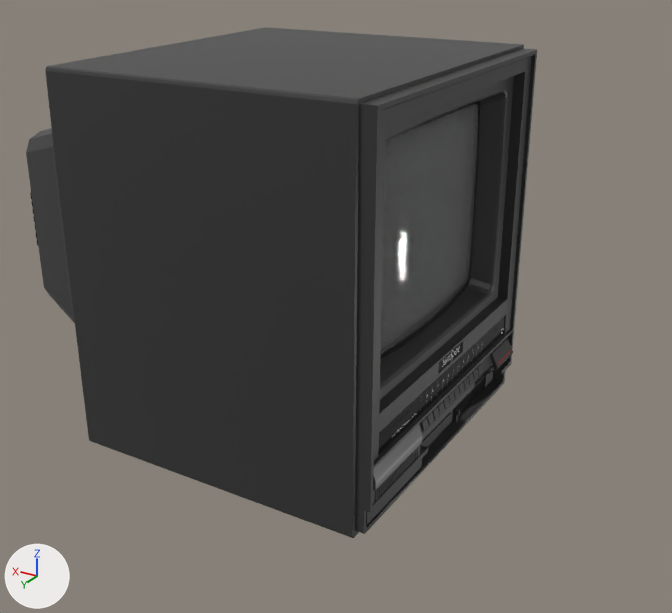
An edit to the FBX model Assets/Art/Props/Interactables/CRT_TV/Prop_TV_CRT.fbx, drawn before and after from the same camera.
Camera for both pictures: a 50 mm lens placed at (-0.353, 0.701, 0.496), pointed at (0.075, -0.012, 0.139). Arrows for +X, +Y and +Z are at lower left; the lights stay in place. Where no turn or scale is listed for an object, it has been applied to the vertices. Vertices at the same position are counted once.

Before the edit, the objects in view are built like this:
```python
me_plane_002 = bpy.data.meshes.new('Plane.002')
me_plane_002.from_pydata(...)  # 2552 vertices, 4258 faces; spans x -0.19..0.209, y -0.158..0.158, z 0.007..0.378
# faces by material slot: [3682, 430, 32, 4, 110]
me_plane_002.materials.append(mat_vcr_plastic_black)  # black #353535
me_plane_002.materials.append(mat_black)  # black #000000
me_plane_002.materials.append(mat_vcr_tape_ribbon)  # black #1c1c1c
me_plane_002.materials.append(mat_red)  # red #a72018
me_plane_002.materials.append(mat_silver_001)  # grey #787878
me_plane_003 = bpy.data.meshes.new('Plane.003')
me_plane_003.from_pydata(...)  # 1762 vertices, 3520 faces; spans x -0.112..0.112, y -0.167..-0.148, z 0.149..0.333
me_plane_003.materials.append(mat_plastic_clear)  # white #e7e7e7
ob_tv = bpy.data.objects.new('TV', me_plane_002)
ob_tv.location = (0.128, 0.0, 0.0)
ob_tv_glass = bpy.data.objects.new('TV Glass', me_plane_003)
ob_tv_glass.location = (0.128, 0.0, 0.0)
ob_tv_glass.rotation_euler = (0.0, 0.0, -1.571)  # degrees (0, 0, -90)
```
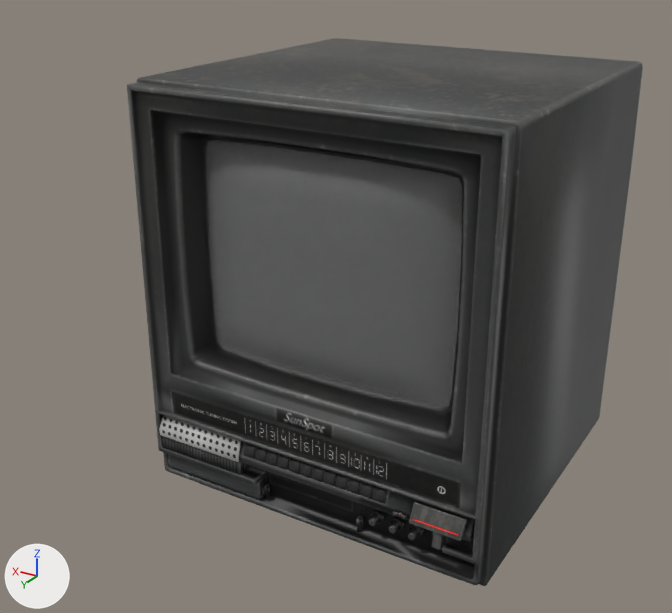
Changed parts and their boxes (x1, y1, x2, y2) in the pictures (672 x 613 px):
'TV', deleted (black): before (26, 27, 537, 538)
    faces in mat_vcr_plastic_black (black #353535): (26, 27, 537, 538)
    faces in mat_vcr_tape_ribbon (black #1c1c1c): (378, 316, 505, 455)
    faces in mat_silver_001 (grey #787878): (373, 344, 482, 490)
    faces in mat_black (black #000000): (380, 100, 487, 385)
'TV_CRT_01', added: after (127, 38, 643, 586)
'TV Glass', reshaped, moved, turned: before (381, 104, 478, 354); after (205, 140, 463, 407)

The change in detail:
Picture 'TV_CRT_01_D.png' (img_tv_crt_01_d_png) is new.
Material 'TV_CRT' (mat_tv_crt) is new.
Its texture is img_tv_crt_01_d_png.
me_plane_003 is used by ob_tv_glass; location (0.128, 0.0, 0.0); rotation (0.0, 0.0, -1.571), in degrees (0, 0, -90).
me_plane_003 had 1762 vertices, 3520 faces and spanned x -0.112..0.112, y -0.167..-0.148, z 0.149..0.333.
me_plane_003 now has 112 vertices, 220 faces and spans x -0.113..0.113, y -0.149..-0.128, z 0.145..0.331.
me_plane_003 part 1: 1762 vertices removed from x -0.112..0.112, y -0.167..-0.148, z 0.149..0.333; 112 vertices added at x -0.113..0.113, y -0.149..-0.128, z 0.145..0.331.
Mesh me_plane_006 is new.
It has 1654 vertices, 2964 faces and spans x -0.158..0.158, y -0.172..0.228, z 0.0..0.375.
It uses material mat_tv_crt (picture img_tv_crt_01_d_png).
Object 'TV' (ob_tv) is deleted.
Object 'TV Glass' (ob_tv_glass) turns from (0, 0, -90) to (0, 0, 0) degrees about x, y and z.
In object 'TV Glass' (ob_tv_glass), parent is now set to ob_tv_crt_01.
Object 'TV Glass' (ob_tv_glass) moves from (0.128, 0.0, 0.0) to (0.0, 0.0, 0.0).
Object 'TV_CRT_01' (ob_tv_crt_01) is new; it shows me_plane_006.
Its location is (0.0, 0.0, 0.0).
Its rotation in degrees is (0, 0, -180).
